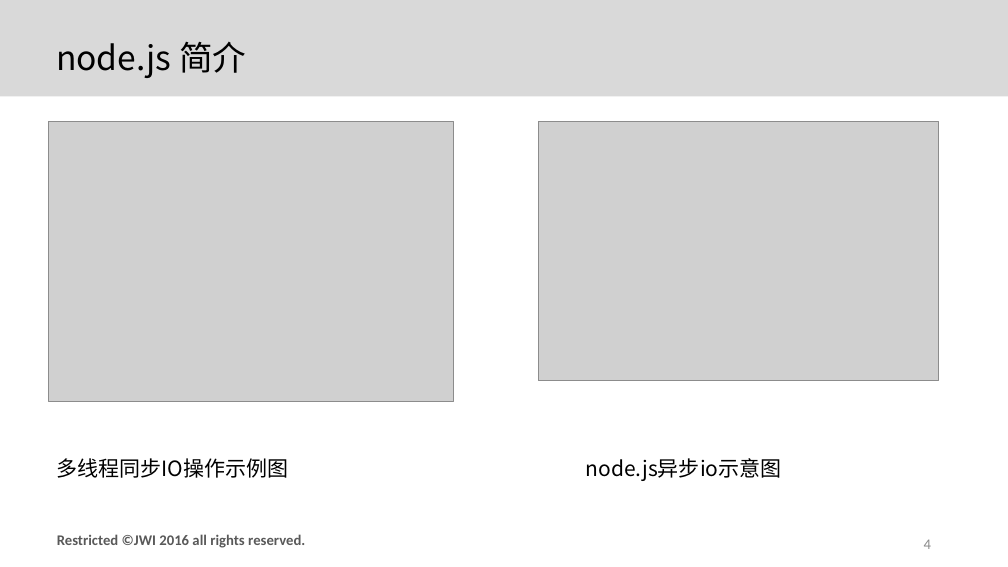
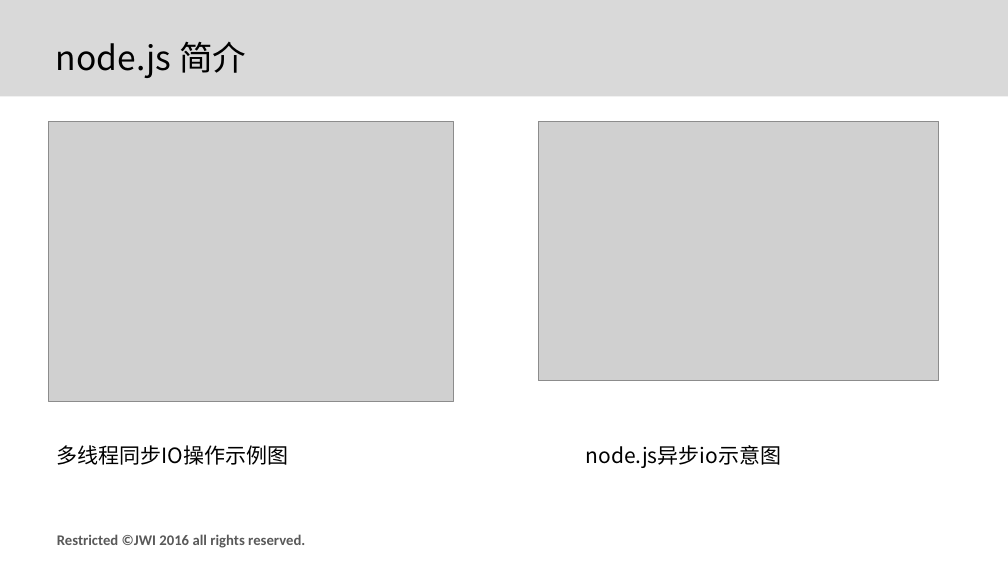
Before and after one commit to afterloe/node.js, a slide deck: slide 7 of 第一天/第一天.pptx (slide 4 before the commit). Drawn at 1008x567 pixels with LibreOffice and Linux fonts; fonts in the diff are those of the drawing; grey boxes stand for pictures; background and template pictures are left out. Boxes give left, top, right and bottom in pixels: in the first picture for what was removed or moved away, otherwise in the second. Text is boxed around its words. In the diff, an @@ line names an element or a change of style, - is before the commit and + after.

Commit message:
同步代码

```diff
--- a/第一天/第一天.pptx
+++ b/第一天/第一天.pptx
@@ text "多线程同步IO操作示例图 node.js异步io示意图" at <box>56,445,781,468</box>: line spacing 0.8 to 1; less space between paragraphs @@
@@ page number removed at <box>924,539,931,549</box> @@
-4
```
Also in this commit, not shown: 15 other slides changed, 10 other files.
